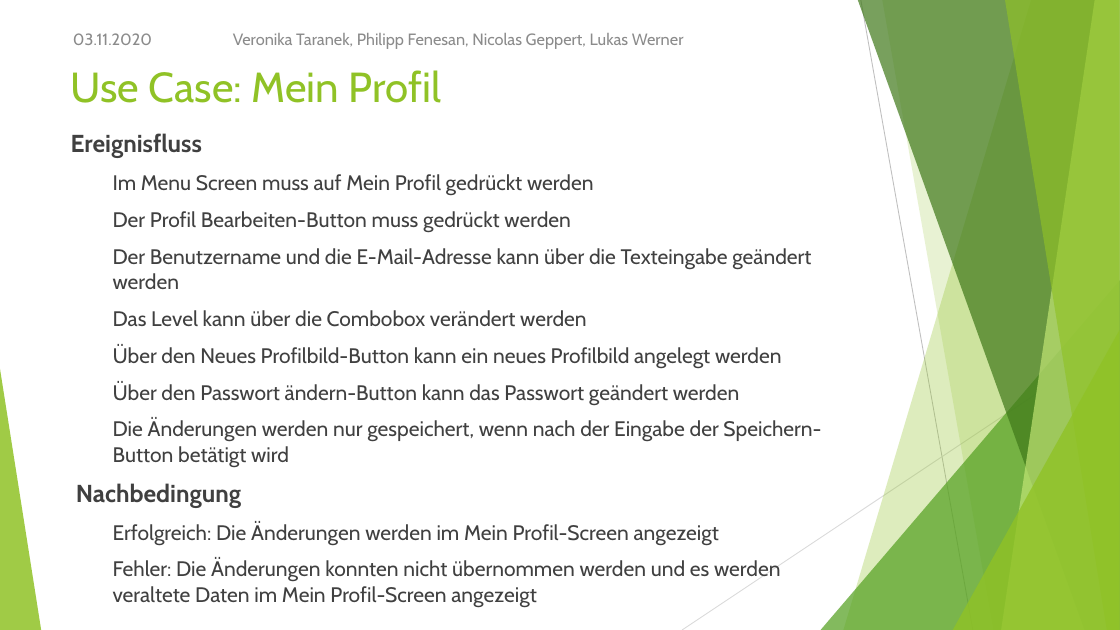
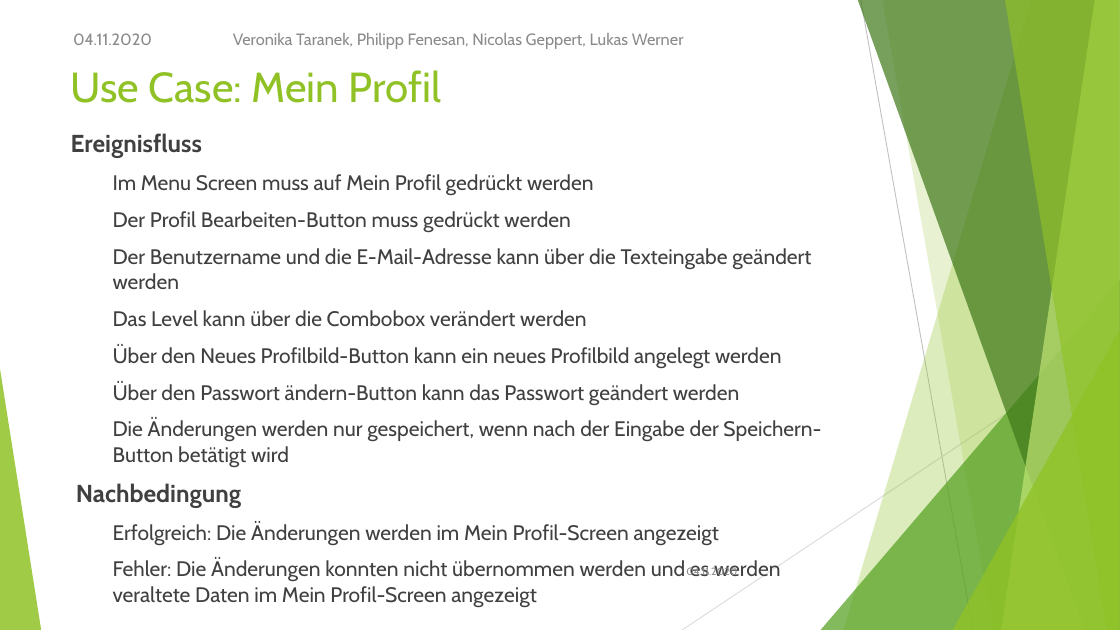
Before and after one commit to NicoGep/Programming_Project, a slide deck: slide 17 of presentation/wanderoo – Gruppe 3.pptx. Drawn at 1120x630 pixels with LibreOffice and Linux fonts; fonts in the diff are those of the drawing. Boxes give left, top, right and bottom in pixels: in the first picture for what was removed or moved away, otherwise in the second. Text is boxed around its words. In the diff, an @@ line names an element or a change of style, - is before the commit and + after.

```diff
--- a/presentation/wanderoo – Gruppe 3.pptx
+++ b/presentation/wanderoo – Gruppe 3.pptx
@@ text at bbox=[73, 33, 152, 45]: text changed @@
-03.11.2020
+04.11.2020
@@ text added at bbox=[686, 567, 737, 576], 9 pt, text #8C8C8C @@
+04.11.2020
```
Also in this commit, not shown: 20 other slides changed, 1 slide added.
